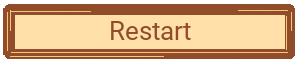
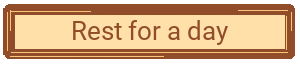
The second 300 × 64 image is a revision of the first. Changes to its layers:
renamed "Restart" to "Rest for a day", painted on it over (73, 20, 228, 45)
